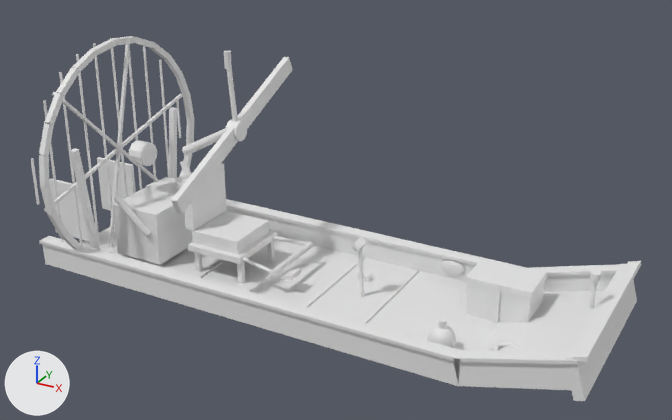
Before and after pictures for a commit that changed the glTF model godot/assets3d/cabs/cab_airboat.glb.
Rendered twice from a camera (50 mm lens) standing at (3.99, -5.65, 2.34) and looking at (0.88, 0.0, -0.49). Every picture has the same lights, and +X, +Y and +Z are marked at lower left. The older version comes first. Vertices at exactly the same position are counted once.

The first picture shows 'look_body', 'look_prop' and 2 more.
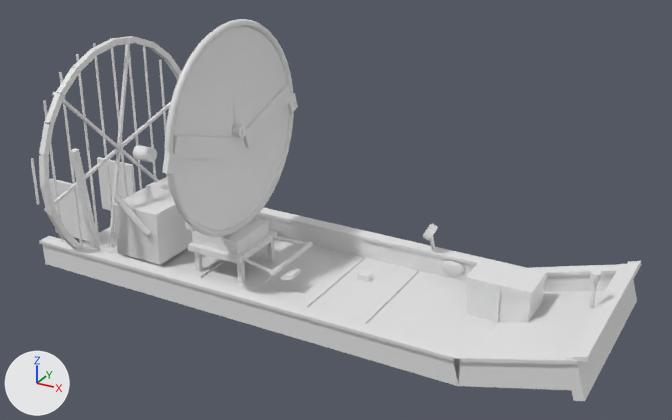
Boxes [x1, y1, x2, y2] around the edits, measured in the pictures (672 x 420 px; the box of a moved part takes in the faces that stretch with it):
'look_blur', added
    after: [164, 19, 294, 237]
'look_prop', reshaped (11% wider, 42% shorter)
    before: [171, 57, 293, 214]
    after: [162, 84, 298, 174]
part 1 of me_me, added
    after: [430, 236, 436, 250]
part 2 of me_me, moved or reshaped
    before: [352, 237, 368, 252]
    after: [423, 223, 438, 241]
part 3 of me_me, added
    after: [133, 145, 157, 162]
part 4 of me_me, deleted
    before: [129, 140, 519, 351]
part 5 of me_me_120, added
    after: [232, 124, 246, 138]
part 6 of me_me_120, deleted
    before: [225, 119, 247, 141]
part 7 of me_me_120, reshaped
    before: [171, 57, 293, 214]
    after: [162, 84, 298, 174]

Patch to the scene script:
```diff
--- a/godot/assets3d/cabs/cab_airboat.glb.py
+++ b/godot/assets3d/cabs/cab_airboat.glb.py
@@ me_me @@
 # used by ob_look_body; location = (0.0, 0.0, 0.0)
-me_me.from_pydata(...)  # 1829 vertices, 3244 faces; spans x -1.76..3.02, y -0.94..0.94, z -1.3..0.58
+me_me.from_pydata(...)  # 1307 vertices, 2212 faces; spans x -1.76..3.02, y -0.94..0.94, z -1.3..0.58
+# me_me part 1: the loose piece of 20 vertices spanning x 2.84..2.86, y -0.01..0.01, z -0.79..-0.57 is copied, and the copy is multiplied about its middle by the matrix ((-0.651, -0.156, -0.046), (0.163, -0.624, -0.184), (0.0, -0.19, 0.644)), then moved by (-1.44, 0.66, -0.24); it spans x 1.38..1.43, y 0.63..0.69, z -0.99..-0.85
+# me_me part 2: the loose piece of 40 vertices spanning x 1.01..1.12, y -0.02..0.1, z -0.82..-0.69 is multiplied about its middle by the matrix ((1.072, -0.192, -0.045), (0.186, 1.066, -0.13), (0.067, 0.12, 1.081)), then moved by (0.33, 0.58, -0.06)
+# me_me part 3: a new loose piece, a 16-sided cylinder along x spanning x -1.02..-0.86, y -0.06..0.06, z -0.42..-0.3
+# me_me part 4: 8 loose pieces with 574 vertices, spanning x -1.03..2.54, y -0.52..0.1, z -1.21..-0.26, are deleted
+# other edits to the shape of me_me do not show in these pictures
@@ me_me_120 @@
 # used by ob_look_prop; location = (0.0, 0.0, 0.0)
-me_me_120.from_pydata(...)  # 32 vertices, 56 faces; spans x -0.05..0.05, y -0.81..0.81, z -0.41..0.41
+me_me_120.from_pydata(...)  # 84 vertices, 144 faces; spans x -0.07..0.07, y -0.89..0.89, z -0.18..0.18
+# me_me_120 part 5: a new loose piece, a 16-sided cylinder along x spanning x -0.06..0.06, y -0.05..0.05, z -0.05..0.05
+# me_me_120 part 6: the loose piece of 24 vertices spanning x -0.05..0.05, y -0.08..0.08, z -0.08..0.08 is deleted
+# me_me_120 part 7: 8 vertices removed from x -0.03..0.03, y -0.81..0.81, z -0.41..0.41; 32 vertices added at x -0.02..0.02, y -0.89..0.89, z -0.18..0.18
+# other edits to the shape of me_me_120 do not show in these pictures
@@ me_me_150 @@
+me_me_150.from_pydata(...)  # 320 vertices, 636 faces; spans x -0.04..0.02, y -0.85..0.85, z -0.85..0.85
@@ ob_look_blur @@
+ob_look_blur = bpy.data.objects.new('look_blur', me_me_150)
+ob_look_blur.location = (0.0, 0.0, 0.0)
```
